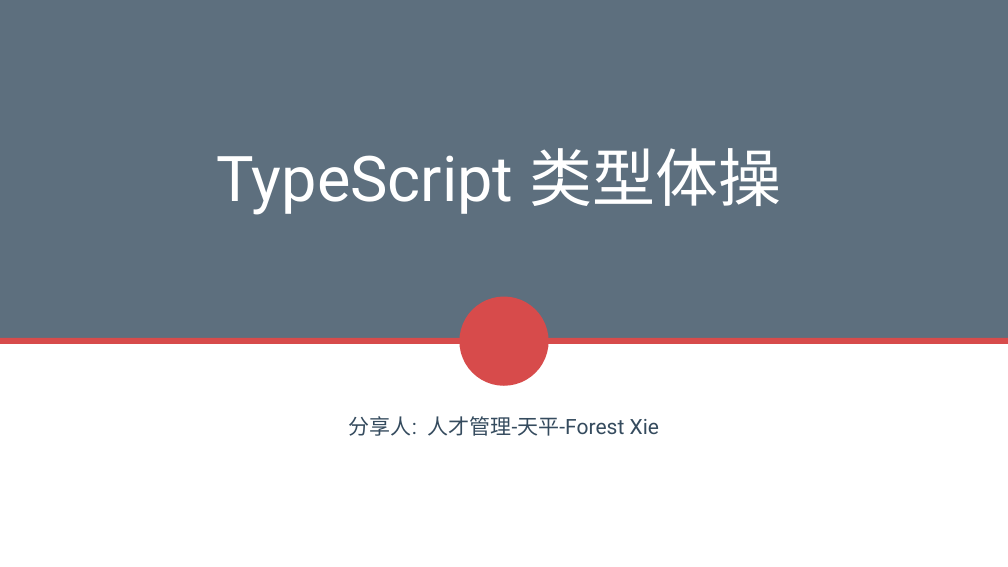
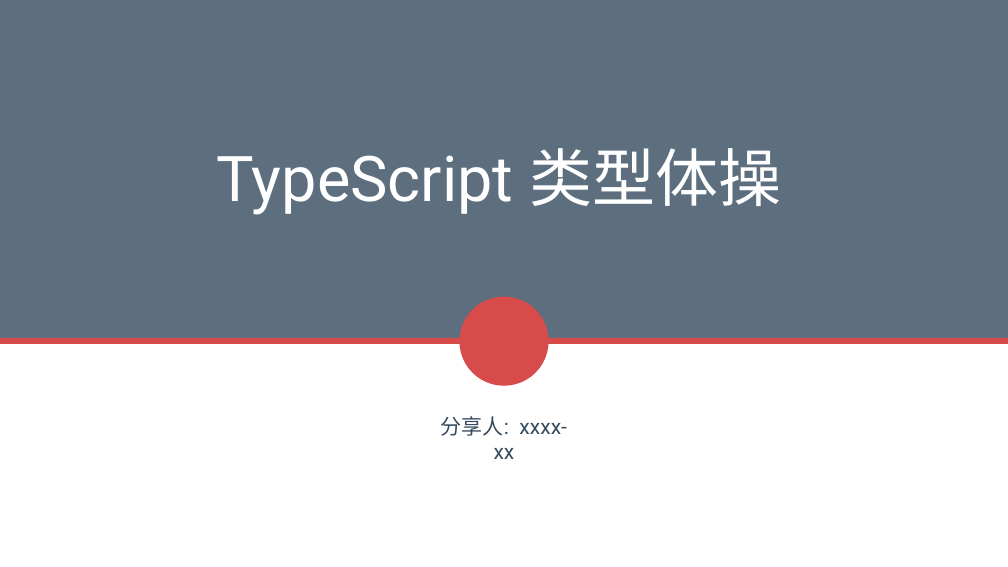
Before and after one commit to forestxieCode/TechnologyShare, a slide deck: slide 1 of TypeScript类型体操/TypeScript类型体操分享.pptx. Drawn at 1008x567 pixels with LibreOffice and Linux fonts; fonts in the diff are those of the drawing; background and template pictures are left out. Boxes give left, top, right and bottom in pixels: in the first picture for what was removed or moved away, otherwise in the second. Text is boxed around its words. In the diff, an @@ line names an element or a change of style, - is before the commit and + after.

```diff
--- a/TypeScript类型体操/TypeScript类型体操分享.pptx
+++ b/TypeScript类型体操/TypeScript类型体操分享.pptx
@@ text at [441, 416, 566, 459]: text changed @@
-分享人: 人才管理-天平-Forest Xie
+分享人: xxxx-xx
```
